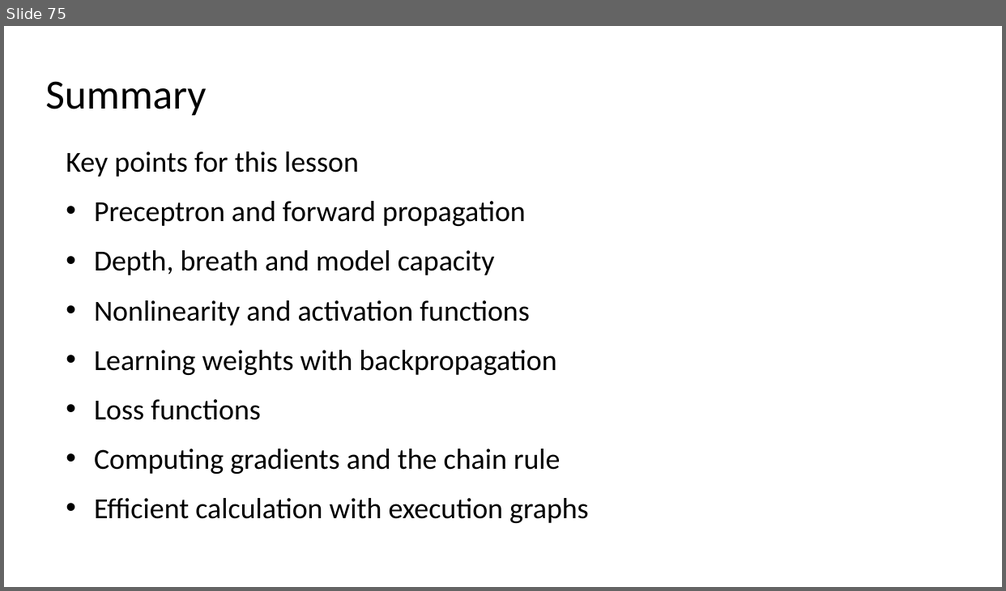
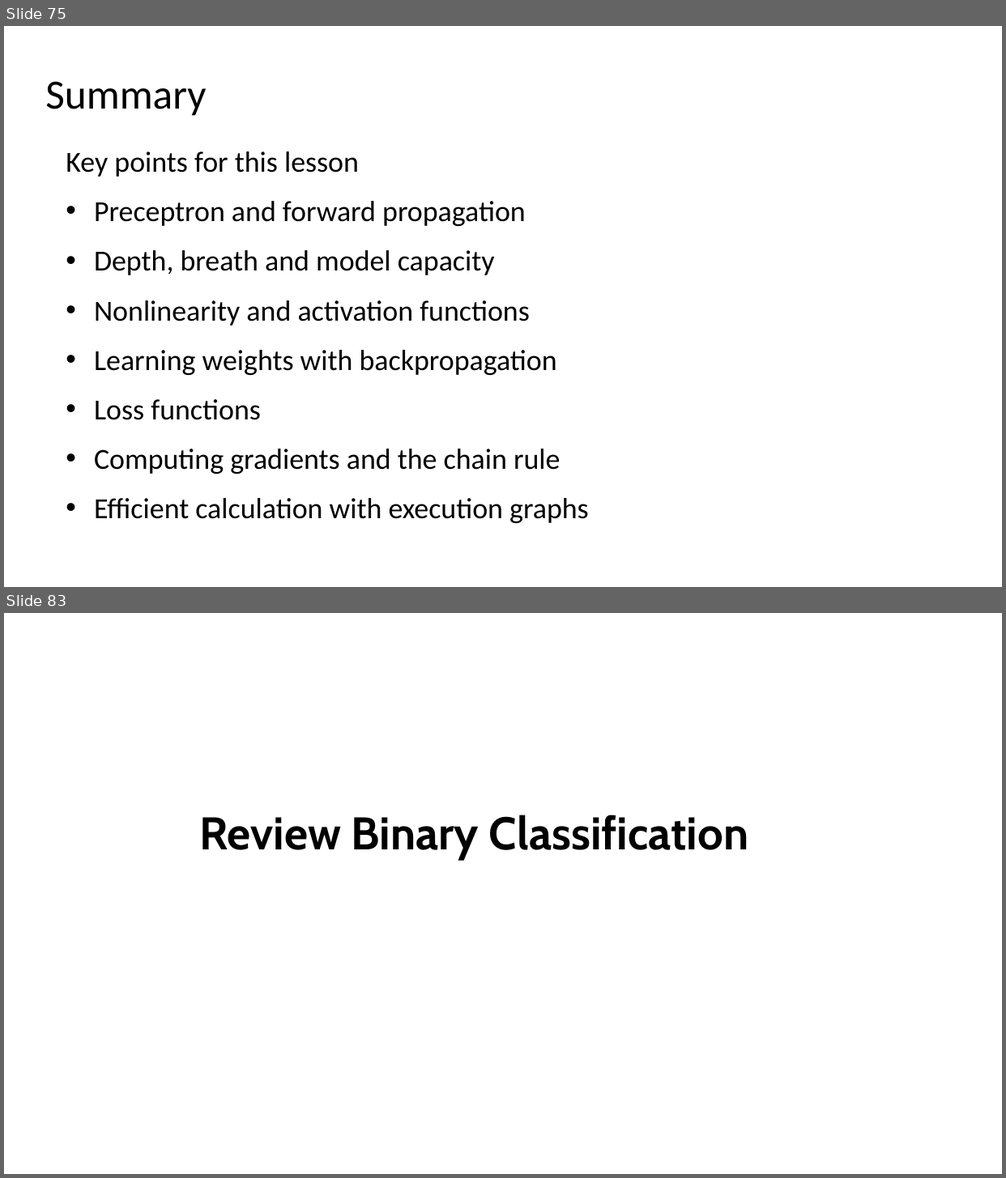
Before and after one commit to StephenElston/MachineLearning530, a slide deck: Lesson1/1_BuildingBlocksOfDeepLearning.pptx. Shown one above the other, each under a label of ours: slide 75 before the commit, slides 75 and 83 after it; the slides between them are not shown. The pictures are 1006x591 and 1006x1178 pixels, drawn with LibreOffice and Linux fonts; fonts in the diff are those of the drawing. Boxes give left, top, right and bottom in pixels: in the first picture for what was removed or moved away, otherwise in the second. Text is boxed around its words. In the diff, an @@ line names an element or a change of style, - is before the commit and + after.

Commit message:
Added multi-class classification slides to deck

```diff
--- a/Lesson1/1_BuildingBlocksOfDeepLearning.pptx
+++ b/Lesson1/1_BuildingBlocksOfDeepLearning.pptx
@@ slide 83 added at (4,613,1002,1174), background #FFFFFF @@
@@ subtitle added at (199,815,748,860), 44 pt, text #000000, bold @@
+Review Binary Classification
```
Also in this commit, not shown: 25 other slides added.
